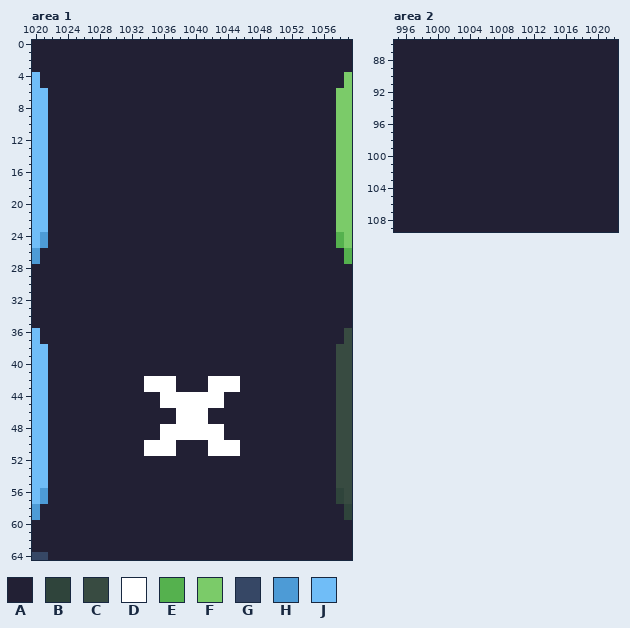
One commit to this pixel-art file: truncate_client/img/truncate.aseprite. Above, as it was before the edit.
1500x700 pixels, 1 frame. Colours within 5 levels of each other are drawn and written as one. Shown: area 1: x 1020..1059, y 0..64; area 2: x 995..1022, y 86..109.
Visible layers, top first: "Base Tiles", "Underlays" opacity 25%, "Example Usage FG #1", "Example Usage", "Background".
Palette (. is transparent): A #222034  B #2f443b  C #384b41  D #ffffff  E #55b14e  F #7bcb69  G #364765  H #4d9bd6  J #70bdf7
Pixels before, area 1 (only the part around the change), first column x 1020:
 0 AAAAAAAAAAAAAAAAAAAAAAAAAAAAAAAAAAAAAAAA
 1 AAAAAAAAAAAAAAAAAAAAAAAAAAAAAAAAAAAAAAAA
 2 AAAAAAAAAAAAAAAAAAAAAAAAAAAAAAAAAAAAAAAA
 3 AAAAAAAAAAAAAAAAAAAAAAAAAAAAAAAAAAAAAAAA
 4 JAAAAAAAAAAAAAAAAAAAAAAAAAAAAAAAAAAAAAAF
 5 JAAAAAAAAAAAAAAAAAAAAAAAAAAAAAAAAAAAAAAF
 6 JJAAAAAAAAAAAAAAAAAAAAAAAAAAAAAAAAAAAAFF
 7 JJAAAAAAAAAAAAAAAAAAAAAAAAAAAAAAAAAAAAFF
 8 JJAAAAAAAAAAAAAAAAAAAAAAAAAAAAAAAAAAAAFF
 9 JJAAAAAAAAAAAAAAAAAAAAAAAAAAAAAAAAAAAAFF
10 JJAAAAAAAAAAAAAAAAAAAAAAAAAAAAAAAAAAAAFF
11 JJAAAAAAAAAAAAAAAAAAAAAAAAAAAAAAAAAAAAFF
12 JJAAAAAAAAAAAAAAAAAAAAAAAAAAAAAAAAAAAAFF
13 JJAAAAAAAAAAAAAAAAAAAAAAAAAAAAAAAAAAAAFF
14 JJAAAAAAAAAAAAAAAAAAAAAAAAAAAAAAAAAAAAFF
15 JJAAAAAAAAAAAAAAAAAAAAAAAAAAAAAAAAAAAAFF
16 JJAAAAAAAAAAAAAAAAAAAAAAAAAAAAAAAAAAAAFF
17 JJAAAAAAAAAAAAAAAAAAAAAAAAAAAAAAAAAAAAFF
18 JJAAAAAAAAAAAAAAAAAAAAAAAAAAAAAAAAAAAAFF
19 JJAAAAAAAAAAAAAAAAAAAAAAAAAAAAAAAAAAAAFF
20 JJAAAAAAAAAAAAAAAAAAAAAAAAAAAAAAAAAAAAFF
21 JJAAAAAAAAAAAAAAAAAAAAAAAAAAAAAAAAAAAAFF
22 JJAAAAAAAAAAAAAAAAAAAAAAAAAAAAAAAAAAAAFF
23 JJAAAAAAAAAAAAAAAAAAAAAAAAAAAAAAAAAAAAFF
24 JHAAAAAAAAAAAAAAAAAAAAAAAAAAAAAAAAAAAAEF
25 JHAAAAAAAAAAAAAAAAAAAAAAAAAAAAAAAAAAAAEF
26 HAAAAAAAAAAAAAAAAAAAAAAAAAAAAAAAAAAAAAAE
27 HAAAAAAAAAAAAAAAAAAAAAAAAAAAAAAAAAAAAAAE
28 AAAAAAAAAAAAAAAAAAAAAAAAAAAAAAAAAAAAAAAA
29 AAAAAAAAAAAAAAAAAAAAAAAAAAAAAAAAAAAAAAAA
30 AAAAAAAAAAAAAAAAAAAAAAAAAAAAAAAAAAAAAAAA
31 AAAAAAAAAAAAAAAAAAAAAAAAAAAAAAAAAAAAAAAA
32 AAAAAAAAAAAAAAAAAAAAAAAAAAAAAAAAAAAAAAAA
33 AAAAAAAAAAAAAAAAAAAAAAAAAAAAAAAAAAAAAAAA
34 AAAAAAAAAAAAAAAAAAAAAAAAAAAAAAAAAAAAAAAA
35 AAAAAAAAAAAAAAAAAAAAAAAAAAAAAAAAAAAAAAAA
36 JAAAAAAAAAAAAAAAAAAAAAAAAAAAAAAAAAAAAAAC
37 JAAAAAAAAAAAAAAAAAAAAAAAAAAAAAAAAAAAAAAC
38 JJAAAAAAAAAAAAAAAAAAAAAAAAAAAAAAAAAAAACC
39 JJAAAAAAAAAAAAAAAAAAAAAAAAAAAAAAAAAAAACC
40 JJAAAAAAAAAAAAAAAAAAAAAAAAAAAAAAAAAAAACC
41 JJAAAAAAAAAAAAAAAAAAAAAAAAAAAAAAAAAAAACC
42 JJAAAAAAAAAAAADDDDAAAADDDDAAAAAAAAAAAACC
43 JJAAAAAAAAAAAADDDDAAAADDDDAAAAAAAAAAAACC
44 JJAAAAAAAAAAAAAADDDDDDDDAAAAAAAAAAAAAACC
45 JJAAAAAAAAAAAAAADDDDDDDDAAAAAAAAAAAAAACC
46 JJAAAAAAAAAAAAAAAADDDDAAAAAAAAAAAAAAAACC
47 JJAAAAAAAAAAAAAAAADDDDAAAAAAAAAAAAAAAACC
48 JJAAAAAAAAAAAAAADDDDDDDDAAAAAAAAAAAAAACC
49 JJAAAAAAAAAAAAAADDDDDDDDAAAAAAAAAAAAAACC
50 JJAAAAAAAAAAAADDDDAAAADDDDAAAAAAAAAAAACC
51 JJAAAAAAAAAAAADDDDAAAADDDDAAAAAAAAAAAACC
52 JJAAAAAAAAAAAAAAAAAAAAAAAAAAAAAAAAAAAACC
53 JJAAAAAAAAAAAAAAAAAAAAAAAAAAAAAAAAAAAACC
54 JJAAAAAAAAAAAAAAAAAAAAAAAAAAAAAAAAAAAACC
55 JJAAAAAAAAAAAAAAAAAAAAAAAAAAAAAAAAAAAACC
56 JHAAAAAAAAAAAAAAAAAAAAAAAAAAAAAAAAAAAABC
57 JHAAAAAAAAAAAAAAAAAAAAAAAAAAAAAAAAAAAABC
58 HAAAAAAAAAAAAAAAAAAAAAAAAAAAAAAAAAAAAAAB
59 HAAAAAAAAAAAAAAAAAAAAAAAAAAAAAAAAAAAAAAB
60 AAAAAAAAAAAAAAAAAAAAAAAAAAAAAAAAAAAAAAAA
61 AAAAAAAAAAAAAAAAAAAAAAAAAAAAAAAAAAAAAAAA
62 AAAAAAAAAAAAAAAAAAAAAAAAAAAAAAAAAAAAAAAA
63 AAAAAAAAAAAAAAAAAAAAAAAAAAAAAAAAAAAAAAAA
64 GGAAAAAAAAAAAAAAAAAAAAAAAAAAAAAAAAAAAAAA
Pixels before, area 2, first column x 995:
 86 AAAAAAAAAAAAAAAAAAAAAAAAAAAA
 87 AAAAAAAAAAAAAAAAAAAAAAAAAAAA
 88 AAAAAAAAAAAAAAAAAAAAAAAAAAAA
 89 AAAAAAAAAAAAAAAAAAAAAAAAAAAA
 90 AAAAAAAAAAAAAAAAAAAAAAAAAAAA
 91 AAAAAAAAAAAAAAAAAAAAAAAAAAAA
 92 AAAAAAAAAAAAAAAAAAAAAAAAAAAA
 93 AAAAAAAAAAAAAAAAAAAAAAAAAAAA
 94 AAAAAAAAAAAAAAAAAAAAAAAAAAAA
 95 AAAAAAAAAAAAAAAAAAAAAAAAAAAA
 96 AAAAAAAAAAAAAAAAAAAAAAAAAAAA
 97 AAAAAAAAAAAAAAAAAAAAAAAAAAAA
 98 AAAAAAAAAAAAAAAAAAAAAAAAAAAA
 99 AAAAAAAAAAAAAAAAAAAAAAAAAAAA
100 AAAAAAAAAAAAAAAAAAAAAAAAAAAA
101 AAAAAAAAAAAAAAAAAAAAAAAAAAAA
102 AAAAAAAAAAAAAAAAAAAAAAAAAAAA
103 AAAAAAAAAAAAAAAAAAAAAAAAAAAA
104 AAAAAAAAAAAAAAAAAAAAAAAAAAAA
105 AAAAAAAAAAAAAAAAAAAAAAAAAAAA
106 AAAAAAAAAAAAAAAAAAAAAAAAAAAA
107 AAAAAAAAAAAAAAAAAAAAAAAAAAAA
108 AAAAAAAAAAAAAAAAAAAAAAAAAAAA
109 AAAAAAAAAAAAAAAAAAAAAAAAAAAA
The same view after the edit:
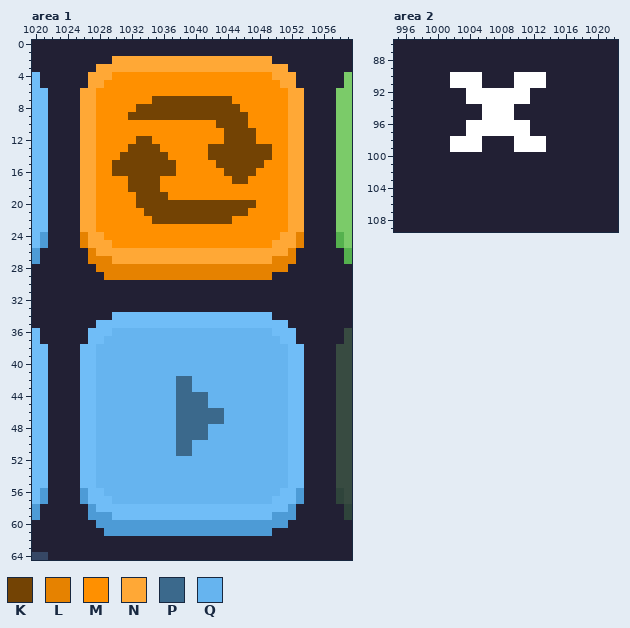
Colours new in this view: K #734304  L #e68200  M #ff9000  N #ffa836  P #3b698c  Q #66b4ef
Difference:
Changed rows in their new state; - is an unchanged pixel.
Area 1, layer "Base Tiles":
first column x 1026:
 2 ----NNNNNNNNNNNNNNNNNNNN----
 3 --NNNNNNNNNNNNNNNNNNNNNNNN--
 4 -NNNMMMMMMMMMMMMMMMMMMMMNNN-
 5 -NNMMMMMMMMMMMMMMMMMMMMMMNN-
 6 NNMMMMMMMMMMMMMMMMMMMMMMMMNN
 7 NNMMMMMMMKKKKKKKKKKMMMMMMMNN
 8 NNMMMMMKKKKKKKKKKKKKMMMMMMNN
 9 NNMMMMKKKKKKKKKKKKKKKMMMMMNN
10 NNMMMMMMMMMMMMMMMKKKKMMMMMNN
11 NNMMMMMMMMMMMMMMMMKKKKMMMMNN
12 NNMMMMMKKMMMMMMMMMKKKKMMMMNN
13 NNMMMMKKKKMMMMMMKKKKKKKKMMNN
14 NNMMMKKKKKKMMMMMKKKKKKKKMMNN
15 NNMMKKKKKKKKMMMMMKKKKKKMMMNN
16 NNMMKKKKKKKKMMMMMMKKKKMMMMNN
17 NNMMMMKKKKMMMMMMMMMKKMMMMMNN
18 NNMMMMKKKKMMMMMMMMMMMMMMMMNN
19 NNMMMMMKKKKMMMMMMMMMMMMMMMNN
20 NNMMMMMKKKKKKKKKKKKKKKMMMMNN
21 NNMMMMMMKKKKKKKKKKKKKMMMMMNN
22 NNMMMMMMMKKKKKKKKKKMMMMMMMNN
23 NNMMMMMMMMMMMMMMMMMMMMMMMMNN
24 LNNMMMMMMMMMMMMMMMMMMMMMMNNL
25 LNNNMMMMMMMMMMMMMMMMMMMMNNNL
26 -LNNNNNNNNNNNNNNNNNNNNNNNNL-
27 -LLLNNNNNNNNNNNNNNNNNNNNLLL-
28 --LLLLLLLLLLLLLLLLLLLLLLLL--
29 ---LLLLLLLLLLLLLLLLLLLLL----
first column x 1026:
34 ----JJJJJJJJJJJJJJJJJJJJ----
35 --JJJJJJJJJJJJJJJJJJJJJJJJ--
36 -JJJQQQQQQQQQQQQQQQQQQQQJJJ-
37 -JJQQQQQQQQQQQQQQQQQQQQQQJJ-
38 JJQQQQQQQQQQQQQQQQQQQQQQQQJJ
39 JJQQQQQQQQQQQQQQQQQQQQQQQQJJ
40 JJQQQQQQQQQQQQQQQQQQQQQQQQJJ
41 JJQQQQQQQQQQQQQQQQQQQQQQQQJJ
42 JJQQQQQQQQQQPPQQQQQQQQQQQQJJ
43 JJQQQQQQQQQQPPQQQQQQQQQQQQJJ
44 JJQQQQQQQQQQPPPPQQQQQQQQQQJJ
45 JJQQQQQQQQQQPPPPQQQQQQQQQQJJ
46 JJQQQQQQQQQQPPPPPPQQQQQQQQJJ
47 JJQQQQQQQQQQPPPPPPQQQQQQQQJJ
48 JJQQQQQQQQQQPPPPQQQQQQQQQQJJ
49 JJQQQQQQQQQQPPPPQQQQQQQQQQJJ
50 JJQQQQQQQQQQPPQQQQQQQQQQQQJJ
51 JJQQQQQQQQQQPPQQQQQQQQQQQQJJ
52 JJQQQQQQQQQQQQQQQQQQQQQQQQJJ
53 JJQQQQQQQQQQQQQQQQQQQQQQQQJJ
54 JJQQQQQQQQQQQQQQQQQQQQQQQQJJ
55 JJQQQQQQQQQQQQQQQQQQQQQQQQJJ
56 HJJQQQQQQQQQQQQQQQQQQQQQQJJH
57 HJJJQQQQQQQQQQQQQQQQQQQQJJJH
58 -HJJJJJJJJJJJJJJJJJJJJJJJJH-
59 -HHHJJJJJJJJJJJJJJJJJJJJHHH-
60 --HHHHHHHHHHHHHHHHHHHHHHHH--
61 ---HHHHHHHHHHHHHHHHHHHHH----
Area 2, layer "Base Tiles":
first column x 1002:
 90 DDDD----DDDD
 91 DDDD----DDDD
 92 --DDDDDDDD--
 93 --DDDDDDDD--
 94 ----DDDD----
 95 ----DDDD----
 96 --DDDDDDDD--
 97 --DDDDDDDD--
 98 DDDD----DDDD
 99 DDDD----DDDD
Where, in picture pixels (left, top, right, bottom), the same in both pictures:
changed: (80, 56, 304, 280)
changed: (80, 312, 304, 536)
changed: (450, 72, 546, 152)
